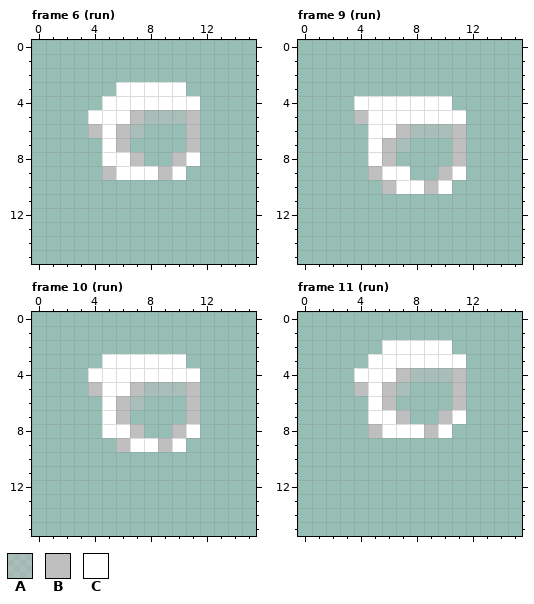
Two states of a pixel-art file, PixelEngine/res/sprites/items/hood.aseprite. The first picture shows the starting point.
16x16 pixels, 20 frames. Shown: frame 6 (run), frame 9 (run), frame 10 (run), frame 11 (run). The commit also changed other frames, which this record leaves out.
Palette (. is transparent): A #bfbfbf7b  B #bfbfbf  C #ffffff
Pixels before, frame 6 (run), first column x 4:
 3 ..CCCCC.
 4 .CCCCCCC
 5 CCCBAAAB
 6 BCBA...B
 7 .CB....B
 8 .CCB..BC
 9 .BCCCBC.
Pixels before, frame 9 (run), first column x 4:
 4 CCCCCCC.
 5 BCCCCCCC
 6 .CCBAAAB
 7 .CBA...B
 8 .CB....B
 9 .BCC..BC
10 ..BCCBC.
Pixels before, frame 10 (run), first column x 4:
 3 .CCCCCC.
 4 CCCCCCCC
 5 BCCBAAAB
 6 .CBA...B
 7 .CB....B
 8 .CCB..BC
 9 ..BCCBC.
Pixels before, frame 11 (run), first column x 4:
2 ..CCCCC.
3 .CCCCCCC
4 CCCBAAAB
5 BCBA...B
6 .CB....B
7 .CCB..BC
8 .BCCCBC.
New version:
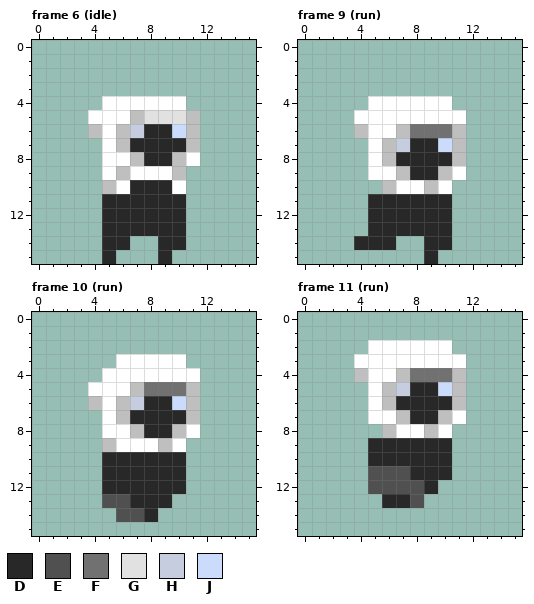
Colours new in this view: D #282828  E #505050  F #717171  G #e1e1e1  H #c5cddf  J #cbdbfc
Change:
layer "Layer 1" now shown
Changed rows in their new state; - is an unchanged pixel.
Frame 6 (idle), layers "Armor", "Layer 1":
first column x 5:
 3 -.....-
 4 ------.
 5 ---GGG-
 6 --HDDJ-
 7 --DDDD-
 8 ---DD--
 9 CB--CB-
10 BCDDDC-
11 DDDDDD-
12 DDDDDD-
13 DDDDDD-
14 DD--DD-
15 D---D--
Frame 9 (run), layers "Armor", "Layer 1":
first column x 4:
 4 .------
 5 C------
 6 B---FFF
 7 ---HDDJ
 8 ---DDDD
 9 -C-BDD-
11 -DDDDDD
12 -DDDDDD
13 -DDDDDD
14 DDD--DD
15 -----D-
Frame 10 (run), layers "Armor", "Layer 1":
first column x 4:
 3 -.-----
 4 .------
 5 C---FFF
 6 B--HDDJ
 7 ---DDDD
 8 ----DD-
 9 -BC----
10 -DDDDDD
11 -DDDDDD
12 -DDDDDD
13 -EEDDD-
14 --EED--
Frame 11 (run), layers "Armor", "Layer 1":
first column x 4:
 2 -C-----
 3 C------
 4 B---FFF
 5 .--HDDJ
 6 ---DDDD
 7 ----DD-
 8 -.B----
 9 -DDDDDD
10 -DDDDDD
11 -EEEDDD
12 -EEEED-
13 --DDE--
Changed places in both pictures, as pixel boxes (x1, y1, x2, y2):
changed: (102, 82, 200, 264)
changed: (354, 96, 452, 264)
changed: (88, 354, 186, 522)
changed: (354, 340, 452, 508)
